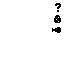
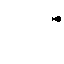
Before/after of a 64x64 layered artwork. What changed in the layer stack:
hid "settings" over [55, 3, 61, 12]
painted on "feed" over [52, 15, 61, 33]
hid "new", painted on it over [53, 15, 61, 23]
